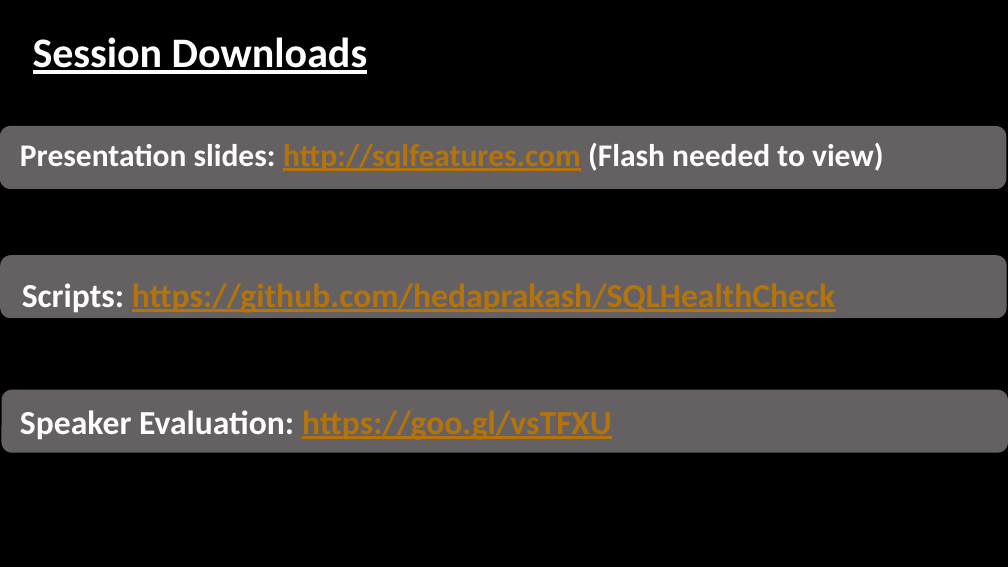
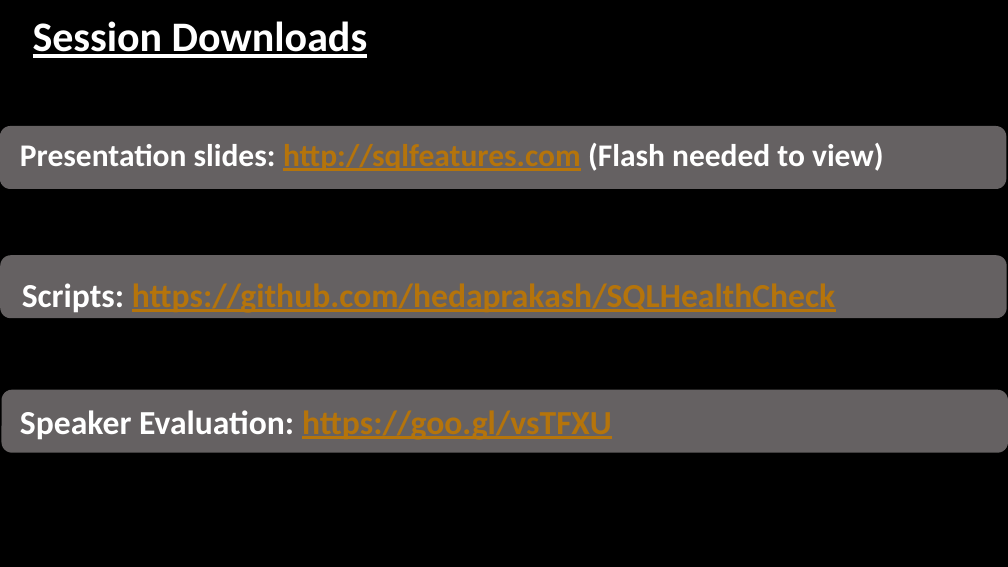
Before and after one commit to hedaprakash/SQLHealthCheck, a slide deck: slide 3 of Consolidated Essential Performance Health Check using PowerShell.pptx. Drawn at 1008x567 pixels with LibreOffice and Linux fonts; fonts in the diff are those of the drawing; background and template pictures are left out. Boxes give left, top, right and bottom in pixels: in the first picture for what was removed or moved away, otherwise in the second. Text is boxed around its words. In the diff, an @@ line names an element or a change of style, - is before the commit and + after.

```diff
--- a/Consolidated Essential Performance Health Check using PowerShell.pptx
+++ b/Consolidated Essential Performance Health Check using PowerShell.pptx
@@ rectangle "Session Downloads": place and size @@
-rectangle "Session Downloads" at box(25, 22, 872, 66)
+rectangle "Session Downloads" at box(25, 6, 872, 50)
```
Also in this commit, not shown: 11 other slides changed, 1 slide added.
